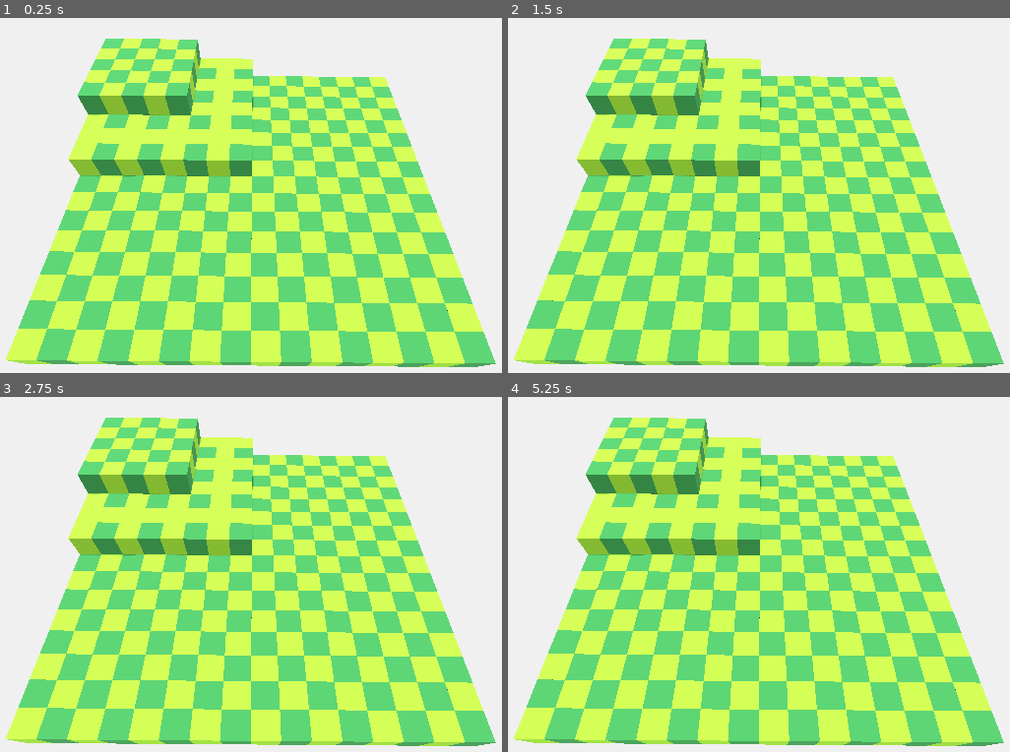
Above: before the commit, frames 1-4 (two rows, left to right).
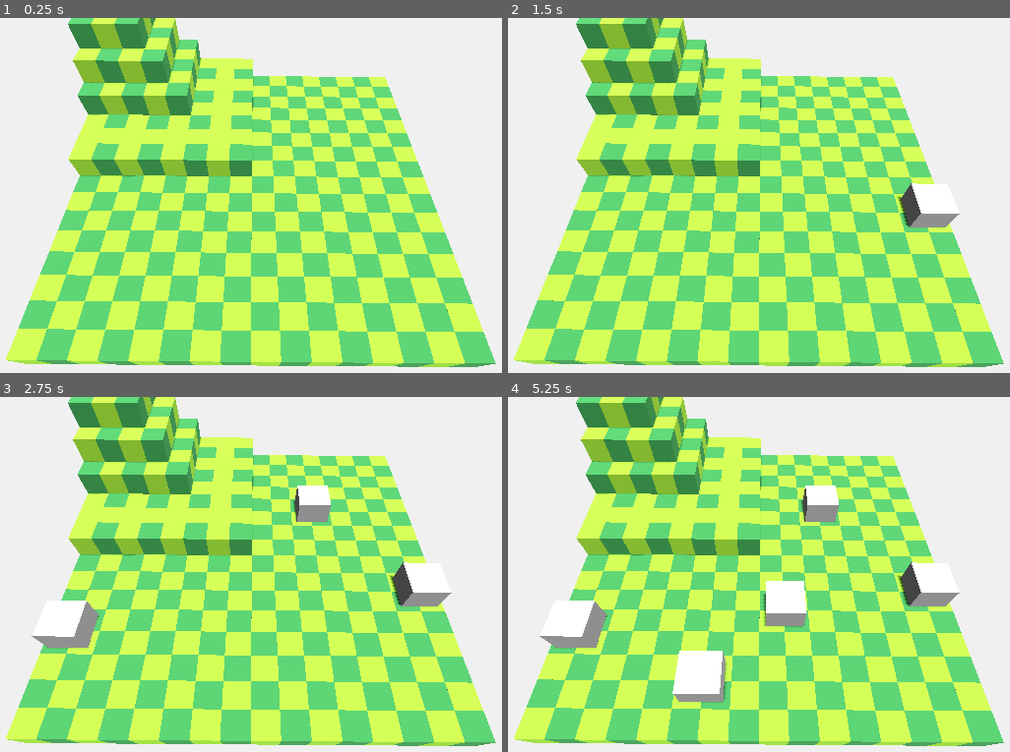
Above: after the commit, the same moments.

Repository: TobiMercader/Iterative-Mushburg
Game: Godot game, scene res://scenes/World.tscn
The game is run twice, just before and just after one commit, with the same random seed, the same clock (stepped at 60 frames per second) and the same inputs.
Inputs (mouse positions are in pixels of both pictures, inside the frame that each line leads up to):
- Up to frame 1 (0.25 s): no input
- Up to frame 2 (1.5 s): tap Enter at 0.5 s; move the mouse to (934, 216) at 0.52 s; hold 1 0.53-1.28 s; click (934, 216) at 0.6 s; tap Space at 1.25 s; move the mouse to (603, 259) at 1.27 s; tap 1 at 1.35 s
- Up to frame 3 (2.75 s): click (95, 638) at 1.55 s; tap Enter at 2 s; move the mouse to (331, 521) at 2.02 s; hold 1 from 2.03 s (still down); click (331, 521) at 2.1 s
- Up to frame 4 (5.25 s): tap Space at 2.75, 4.25 s; move the mouse to (718, 705) at 2.77 s; release 1 at 2.78 s; tap 1 at 2.85, 3.8 s; click (718, 705) at 3.05 s; tap Enter at 3.5 s; move the mouse to (994, 684) at 3.52 s; hold 2 3.53-4.28 s; move the mouse to (523, 553) at 4.27 s; tap 3 at 4.35 s; click (523, 553) at 4.55 s; move the mouse to (799, 617) at 5.02 s; hold 1 from 5.03 s (still down); click (799, 617) at 5.1 s

The runs differ from the first frame. In frame 1, 3.5% of the frame differs, in the area x 13-36%, y 0-19%; in frame 2, 4.5%; in frame 3, 6.3%; in frame 4, 8.8%, in the area x 6-90%, y 0-87%.
Error before the commit: Invalid access of index '10' on a base object of type: 'Array'. (res://Scripts/BuilderNode.gd:53)

Commit message:
Grid base overlapping of the terrain done
Placed buildings overlapping is missing

Diff:
--- a/Scripts/BuilderNode.gd
+++ b/Scripts/BuilderNode.gd
@@ -13,7 +13,7 @@
 func _input(InputEvent):
 	if Input.is_key_pressed(KEY_1):
 		building = preload("res://scenes/test_building.tscn")
-		GameState.building_surface = [Vector3i(0, 0, 0), Vector3i(-1, 0, 0), Vector3i(0, 0, -1), Vector3i(-1, 0, -1)]
+		GameState.building_surface = [Vector3i(0, 0, 0), Vector3i(-1, 0, 0), Vector3i(0, -1, 0), Vector3i(-1, -1, 0)]
 	elif Input.is_key_pressed(KEY_2):
 		building = preload("res://scenes/node_wall.tscn")
 		GameState.building_surface = [Vector3i(0, 0, 0)]
@@ -44,15 +44,20 @@
 
 
 	if !rayResult.is_empty():
+		var is_placeable = true
 		#converts the float axis into hole numbers
 		mouseWorld = Vector3i(rayResult.position.x, rayResult.position.z, rayResult.position.y)
 		var relativeSurface = GameState.building_surface.map(func(absolute): return absolute + mouseWorld )
 		if(Input.is_action_just_pressed("left_mouse")):
+			for g in relativeSurface.size():
+				var curTile = relativeSurface[g]
+				print(curTile)
+				if GameState.grid[curTile.z][curTile.y][curTile.x] == true:
+					is_placeable = false
+					break
+			if is_placeable == true:
+				_placeBuilding()
 
-			if !GameState.grid.size() <= mouseWorld.z:
-				if !(GameState.grid[mouseWorld.z][mouseWorld.y][mouseWorld.x].has(relativeSurface)):
-					print("size:", GameState.grid[mouseWorld.z -1].size(), "index:", mouseWorld.x)
-					_placeBuilding()
 
 func _placeBuilding():
 	var placed_building = building.instantiate()
--- a/scenes/TerrainGenerator.gd
+++ b/scenes/TerrainGenerator.gd
@@ -6,17 +6,23 @@
 @onready var gridmap = $".."
 
 func _ready():
-	for z in 3:
+	for z in size:
 		var layer = []
-		for x in size/(z+1):
+		for y in size:
 			var row = []
 			layer.append(row)
-			for y in size/(z+1):
-				row.append(Vector3i(x,z, y))
+			for x in size:
+				row.append(false)
+		GameState.grid.append(layer)
+
+
+	for z in 5:
+		for y in size/(z+1):
+			for x in size/(z+1):
+				GameState.grid[z][y][x] = true
 				var atlas
 				if  x % 2 == 1 and y % 2 == 1 or z % 2 == 0 and x % 2 == 0 and y % 2 == 0:
 					atlas = 0
 				else:
 					atlas = 1
 				gridmap.set_cell_item(Vector3i(x, z, y), atlas)
-		GameState.grid.append(layer)
Not shown: 6 places in resources/MeshLibrary.tres that only renumber resources
